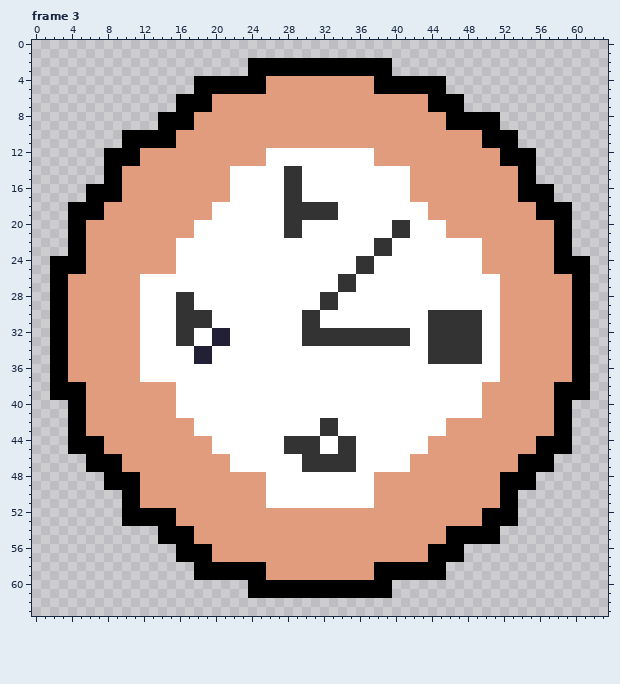
Pixel-art file, stored at assets/perry_llama/enemy_large_64.aseprite. This is how it looked before the edit.
64x64 pixels, 4 frames. Shown: frame 3. The commit also changed other frames, which this record leaves out.
Once edited:
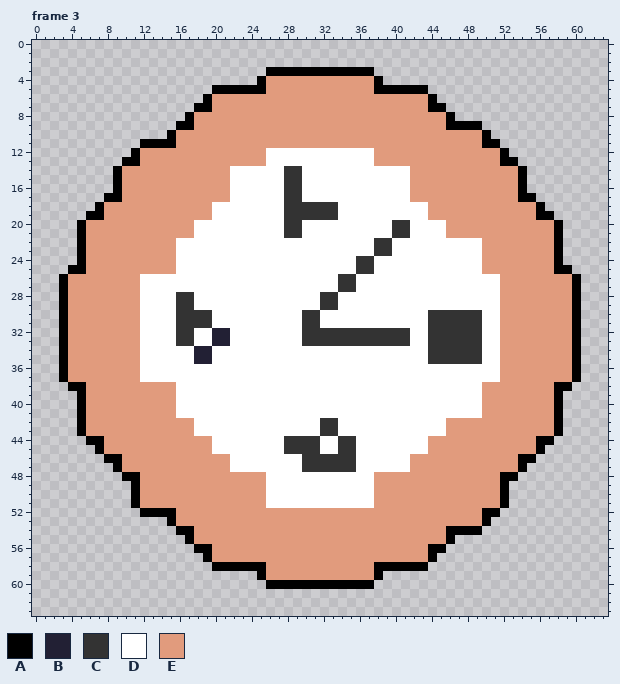
Palette (. is transparent): A #000000  B #222034  C #333333  D #ffffff  E #e19b7d
Edits made:
layer "outline" removed
Frame 3:
y 2: x 24..39 AAAAAAAAAAAAAAAA -> ................
y 3: x 24..25 AA -> ..; x 38..39 AA -> ..
y 4: x 18..24 AAAAAAA -> .......; x 39..45 AAAAAAA -> .......
y 5: x 18..19 AA -> ..; x 44..45 AA -> ..
y 6: x 16..18 AAA -> ...; x 45..47 AAA -> ...
y 7: x 16..17 AA -> ..; x 46..47 AA -> ..
y 8: x 14..16 AAA -> ...; x 47..51 AAAAA -> .....
y 9: x 14..15 AA -> ..; x 50..51 AA -> ..
y 10: x 10..14 AAAAA -> .....; x 51..53 AAA -> ...
y 11: x 10..11 AA -> ..; x 52..53 AA -> ..
y 12: x 8..10 AAA -> ...; x 53..55 AAA -> ...
y 13: x 8..9 AA -> ..; x 54..55 AA -> ..
y 14..15: x 8 A -> .; x 55 A -> .
y 16: x 6..8 AAA -> ...; x 55..57 AAA -> ...
y 17: x 6..7 AA -> ..; x 56..57 AA -> ..
y 18: x 4..6 AAA -> ...; x 57..59 AAA -> ...
y 19: x 4..5 AA -> ..; x 58..59 AA -> ..
y 20..23: x 4 A -> .; x 59 A -> .
y 24: x 2..4 AAA -> ...; x 59..61 AAA -> ...
y 25: x 2..3 AA -> ..; x 60..61 AA -> ..
y 26..37: x 2 A -> .; x 61 A -> .
y 38: x 2..3 AA -> ..; x 60..61 AA -> ..
y 39: x 2..4 AAA -> ...; x 59..61 AAA -> ...
y 40..43: x 4 A -> .; x 59 A -> .
y 44: x 4..5 AA -> ..; x 58..59 AA -> ..
y 45: x 4..6 AAA -> ...; x 57..59 AAA -> ...
y 46: x 6..7 AA -> ..; x 56..57 AA -> ..
y 47: x 6..8 AAA -> ...; x 55..57 AAA -> ...
y 48: x 8..9 AA -> ..; x 54..55 AA -> ..
y 49: x 8..10 AAA -> ...; x 53..55 AAA -> ...
y 50..51: x 10 A -> .; x 53 A -> .
y 52: x 10..11 AA -> ..; x 52..53 AA -> ..
y 53: x 10..14 AAAAA -> .....; x 51..53 AAA -> ...
y 54: x 14..15 AA -> ..; x 50..51 AA -> ..
y 55: x 14..16 AAA -> ...; x 47..51 AAAAA -> .....
y 56: x 16..17 AA -> ..; x 46..47 AA -> ..
y 57: x 16..18 AAA -> ...; x 45..47 AAA -> ...
y 58: x 18..19 AA -> ..; x 44..45 AA -> ..
y 59: x 18..24 AAAAAAA -> .......; x 39..45 AAAAAAA -> .......
y 60: x 24..25 AA -> ..; x 38..39 AA -> ..
y 61: x 24..39 AAAAAAAAAAAAAAAA -> ................
